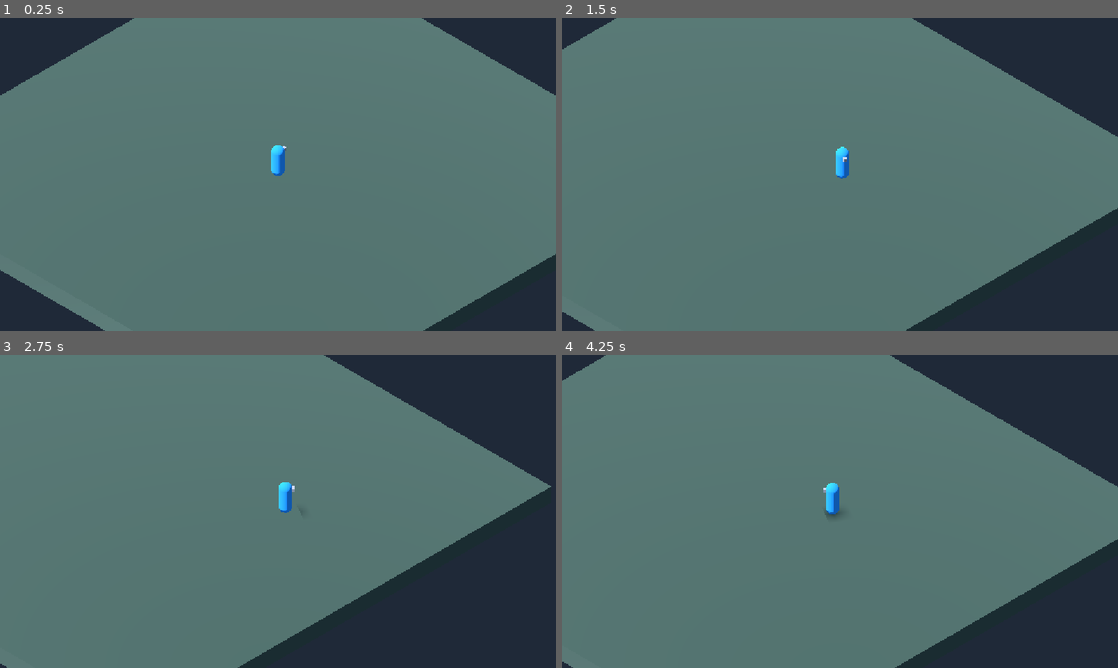
Above: before the commit, frames 1-4 (two rows, left to right).
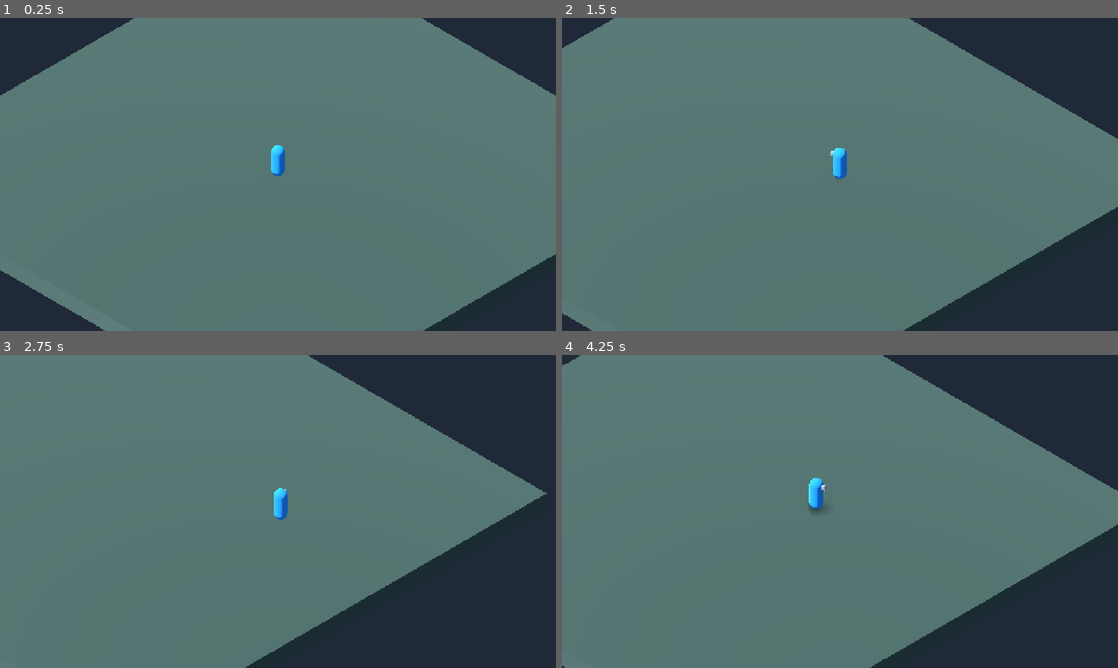
Above: after the commit, the same moments.

Repository: AnckerStudios/the-camera-game
Game: Godot game, scene res://mainscene.tscn
Same seed, same stepped clock (60 frames per second), same inputs: the game is played once before the commit and once after it. This scene is started directly instead of the project's main scene.
Inputs (mouse positions are in pixels of both pictures, inside the frame that each line leads up to):
- Up to frame 1 (0.25 s): no input
- Up to frame 2 (1.5 s): move the mouse to (962, 158) at 0.52 s; hold D (move_right) 0.53-1.28 s; tap Shift (dash) at 0.6, 1.35 s; tap Space (jump) at 0.77 s; move the mouse to (728, 190) at 1.27 s; hold S (move_backward) from 1.28 s (still down)
- Up to frame 3 (2.75 s): tap Space (jump) at 1.52 s; move the mouse to (333, 442) at 2.02 s; release S (move_backward) at 2.03 s; hold D (move_right) from 2.03 s (still down); tap Shift (dash) at 2.1 s
- Up to frame 4 (4.25 s): move the mouse to (812, 574) at 2.77 s; release D (move_right) at 2.78 s; hold W (move_forward) 2.78-3.53 s; tap Shift (dash) at 2.85, 3.6 s; tap Space (jump) at 3.02, 3.77 s; move the mouse to (1006, 558) at 3.52 s; hold A (move_left) from 3.53 s (still down)

The runs differ from the first frame. In frame 1, less than 0.1% of the frame differs, in the area x 50-52%, y 40-43%; in frame 2, 0.6%; in frame 3, 2.3%; in frame 4, 3.4%, in the area x 0-100%, y 0-100%.

Commit message:
добавить слежение камеры и персонажа за курсором

Diff:
--- a/gamelogic/isometric_camera.gd
+++ b/gamelogic/isometric_camera.gd
@@ -1,12 +1,46 @@
 extends Node3D
+## Следует за персонажем и немного смещает кадр в сторону курсора.
 
 @export var target: Node3D
 @export var follow_speed: float = 8.0
+## Максимальное горизонтальное смещение от персонажа в метрах.
+@export_range(0.0, 5.0, 0.1) var look_ahead_distance: float = 1.5
+## Скорость сглаживания смещения к курсору.
+@export_range(0.1, 20.0, 0.1) var look_ahead_speed: float = 5.0
+
+var _look_offset: Vector3 = Vector3.ZERO
 
 func _ready() -> void:
-	if target:
+	# Камера обновляется после физического движения персонажа.
+	process_physics_priority = 100
+	if is_instance_valid(target):
 		global_position = target.global_position
 
 func _physics_process(delta: float) -> void:
-	if is_instance_valid(target):
-		global_position = global_position.lerp(target.global_position, 1.0 - exp(-follow_speed * delta))
+	if not is_instance_valid(target):
+		return
+	_look_offset = _look_offset.lerp(_get_cursor_offset(),
+		1.0 - exp(-look_ahead_speed * delta))
+	var desired_position := target.global_position + _look_offset
+	global_position = global_position.lerp(desired_position,
+		1.0 - exp(-follow_speed * delta))
+
+
+## Экранное смещение не зависит от положения камеры, исключая самораскачивание.
+## У центра кадра смещение небольшое, у края достигает заданного предела.
+func _get_cursor_offset() -> Vector3:
+	var camera := get_viewport().get_camera_3d()
+	var rect := get_viewport().get_visible_rect()
+	var mouse := get_viewport().get_mouse_position()
+	if not camera or rect.size.x <= 0.0 or rect.size.y <= 0.0:
+		return Vector3.ZERO
+	if not rect.has_point(mouse):
+		return Vector3.ZERO
+	var screen_offset := (mouse - rect.get_center()) / (rect.size * 0.5)
+	screen_offset = screen_offset.limit_length(1.0)
+	var right := camera.global_basis.x
+	var forward := -camera.global_basis.z
+	right.y = 0.0
+	forward.y = 0.0
+	return (right.normalized() * screen_offset.x
+		- forward.normalized() * screen_offset.y) * look_ahead_distance
--- /dev/null
+++ b/gamelogic/mouse_tracker.gd
@@ -0,0 +1,30 @@
+extends Node
+## Проецирует курсор на горизонтальную плоскость на высоте персонажа.
+signal target_changed(world_position: Vector3)
+
+@export var target: Node3D
+var _last_position: Vector3
+var _has_position: bool = false
+
+func _ready() -> void:
+	process_physics_priority = -90
+
+func _physics_process(_delta: float) -> void:
+	if not is_instance_valid(target):
+		return
+	var camera := get_viewport().get_camera_3d()
+	if not camera:
+		return
+	var mouse_position := get_viewport().get_mouse_position()
+	if not get_viewport().get_visible_rect().has_point(mouse_position):
+		return
+	var plane := Plane(Vector3.UP, target.global_position.y)
+	var hit: Variant = plane.intersects_ray(camera.project_ray_origin(mouse_position),
+		camera.project_ray_normal(mouse_position))
+	if hit == null:
+		return
+	var position: Vector3 = hit
+	if not _has_position or not position.is_equal_approx(_last_position):
+		_last_position = position
+		_has_position = true
+		target_changed.emit(position)
--- a/gamelogic/player.gd
+++ b/gamelogic/player.gd
@@ -36,21 +36,25 @@
 var _coyote_remaining: float = 0.0
 var _fall_seconds: float = 0.0
 
+var _mouse_target: Vector3
+var _has_mouse_target: bool = false
+
 @onready var controls = $PlayerInput
 @onready var visual: Node3D = $Visual
 
 
 func _ready() -> void:
 	controls.dash.connect(_on_dash_requested)
+	$MouseTracker.target_changed.connect(_on_mouse_target_changed)
 
 
 func _physics_process(delta: float) -> void:
 	var direction := _get_movement_direction()
 	_update_dash_and_movement(direction, delta)
 	_apply_gravity_and_jump(delta)
-	if _dash_remaining <= 0.0:
-		_rotate_visual(direction, delta)
+
 	move_and_slide()
+	_update_mouse_facing(delta)
 	_reset_if_fallen()
 
 
@@ -147,9 +151,24 @@
 	if _dash_remaining > 0.0:
 		velocity.x = _dash_direction.x * dash_speed
 		velocity.z = _dash_direction.z * dash_speed
-		_rotate_visual(_dash_direction, delta)
+
 		_dash_remaining = maxf(_dash_remaining - delta, 0.0)
 		if _dash_remaining <= 0.0:
 			_dash_cooldown_remaining = dash_cooldown_seconds
 	else:
 		_update_horizontal_velocity(direction, delta)
+
+
+## Получает цель от отдельного узла слежения за курсором.
+func _on_mouse_target_changed(world_position: Vector3) -> void:
+	_mouse_target = world_position
+	_has_mouse_target = true
+
+
+## Направление взгляда не зависит от клавиш движения и рывка.
+func _update_mouse_facing(delta: float) -> void:
+	if not _has_mouse_target:
+		return
+	var direction := _mouse_target - global_position
+	direction.y = 0.0
+	_rotate_visual(direction.normalized(), delta)
--- a/scene/player.tscn
+++ b/scene/player.tscn
@@ -1,7 +1,8 @@
-[gd_scene load_steps=7 format=3]
+[gd_scene load_steps=8 format=3]
 
 [ext_resource type="Script" path="res://gamelogic/player.gd" id="1"]
 [ext_resource type="Script" path="res://gamelogic/player_input.gd" id="2"]
+[ext_resource type="Script" path="res://gamelogic/mouse_tracker.gd" id="3"]
 [sub_resource type="CapsuleShape3D" id="Shape"]
 radius = 0.35
 height = 1.8
@@ -28,3 +29,7 @@
 [node name="Facing" type="MeshInstance3D" parent="Visual"]
 position = Vector3(0, 1.4, -0.36)
 mesh = SubResource("Nose")
+
+[node name="MouseTracker" type="Node" parent="." node_paths=PackedStringArray("target")]
+script = ExtResource("3")
+target = NodePath("..")
Not shown, added: gamelogic/mouse_tracker.gd.uid
